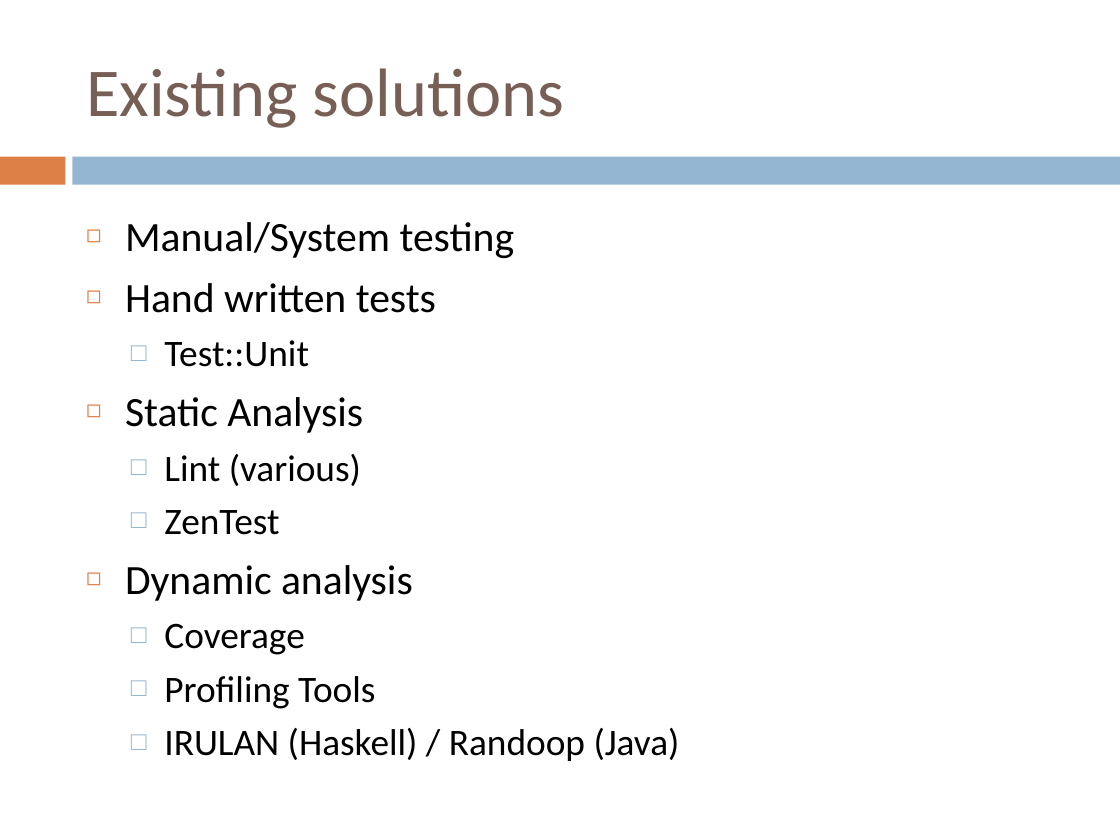
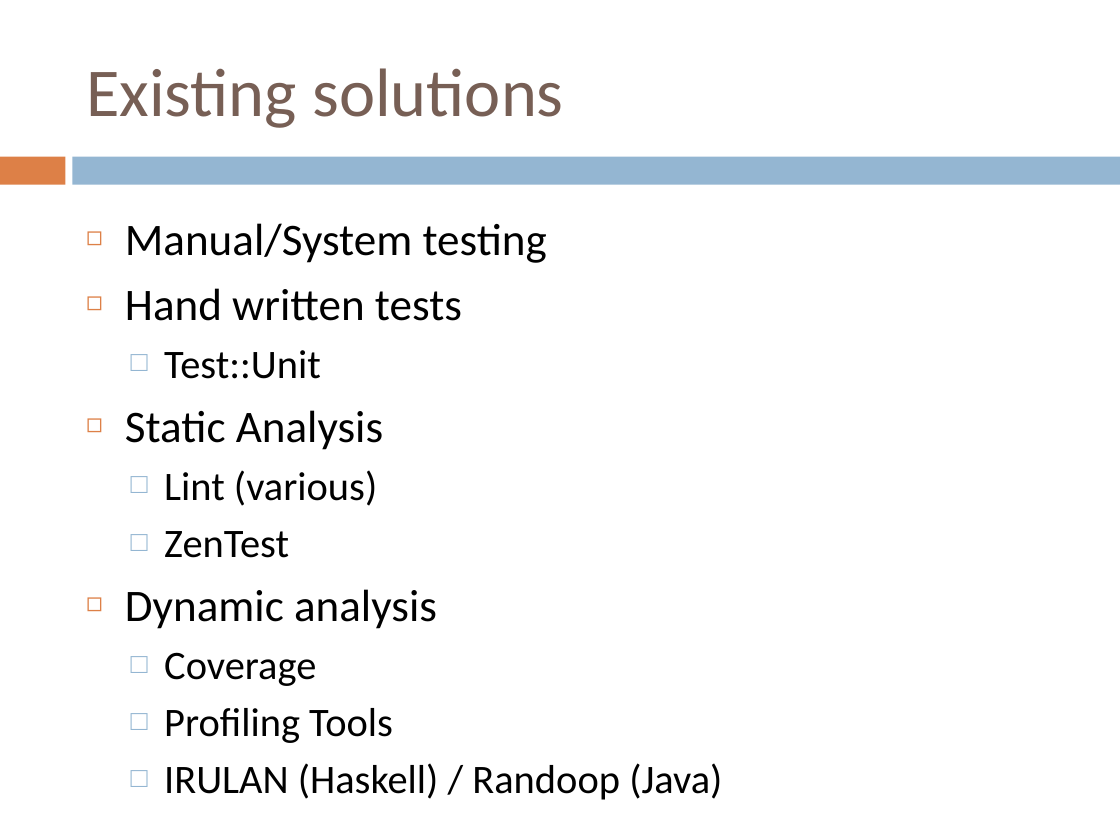
Before and after one commit to IgnoredAmbience/splats, a slide deck: slide 3 of docs/SpLATS.ppt. Drawn at 1120x840 pixels with LibreOffice and Linux fonts; fonts in the diff are those of the drawing. Boxes give left, top, right and bottom in pixels: in the first picture for what was removed or moved away, otherwise in the second. Text is boxed around its words. In the diff, an @@ line names an element or a change of style, - is before the commit and + after.

```diff
--- a/docs/SpLATS.ppt
+++ b/docs/SpLATS.ppt
@@ text "Manual/System testing" at <box>125,223,722,800</box>: size 26.8 to 29 pt in "Manual/System testing", "Hand written tests", "Static Analysis", "Dynamic analysis"; size 24.1 to 26 pt in "Test::Unit", "Lint (various)", "ZenTest", "Coverage" and 2 more places @@
```
Also in this commit, not shown: 6 other slides changed, 2 slides added, 2 slides removed.
